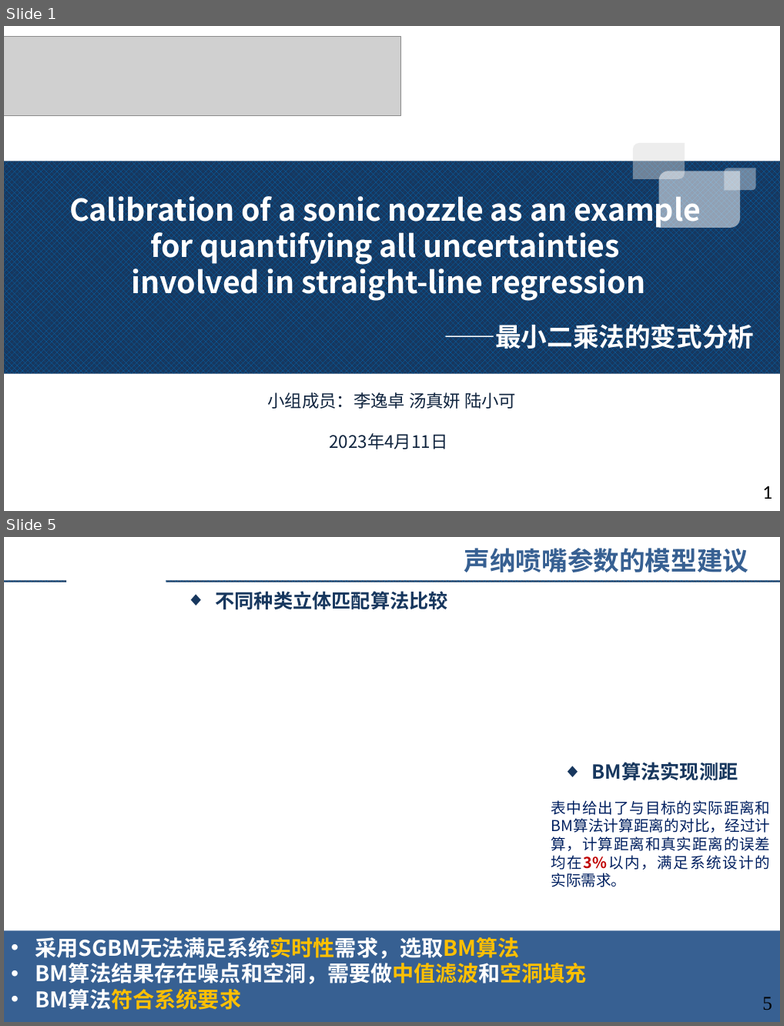
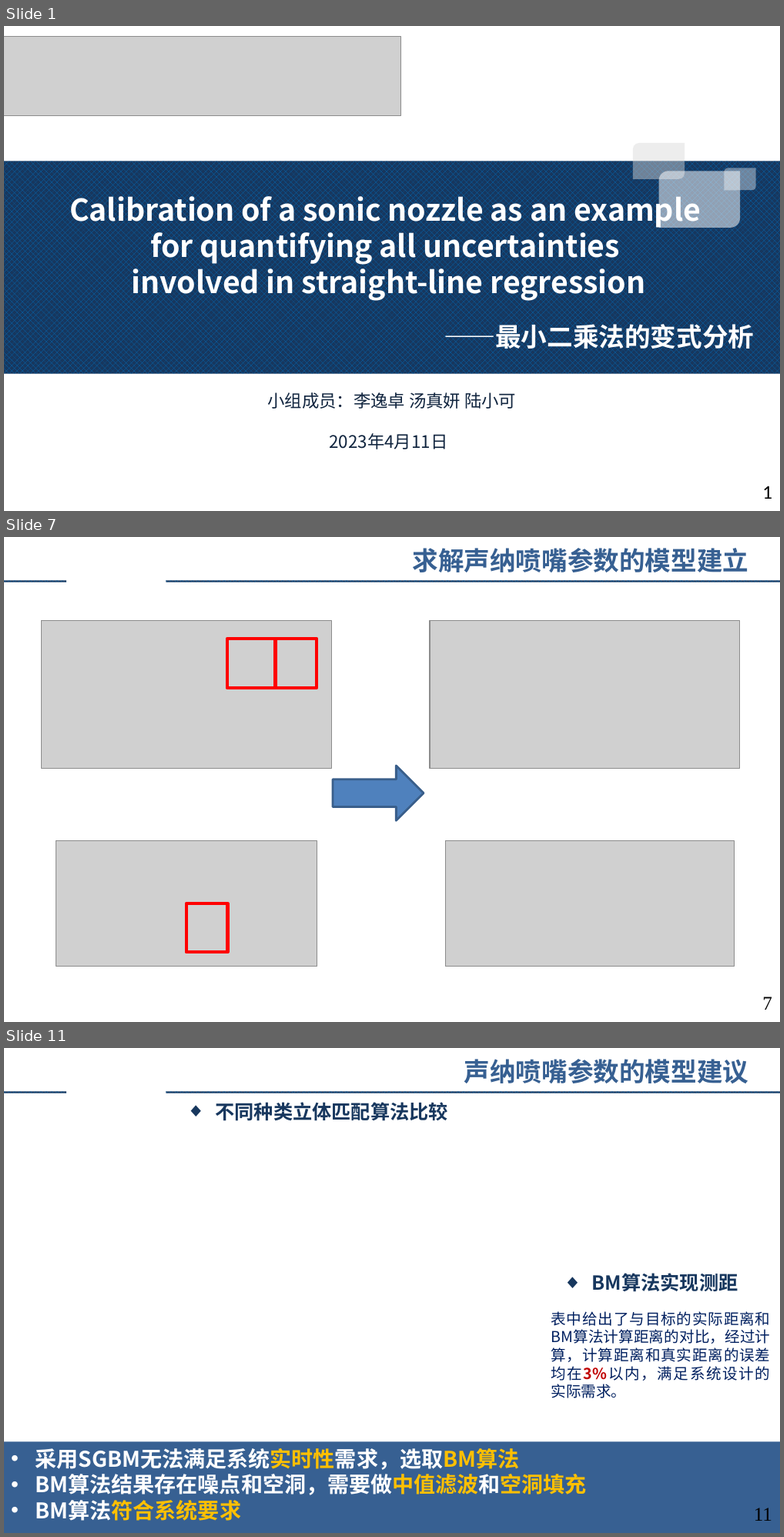
Before and after one commit to augusto-13/ErrorTheory_discussion_ppt, a slide deck: 2023-4-9.pptx. Shown one above the other, each under a label of ours: slides 1 and 5 before the commit, slides 1, 7 and 11 after it; the slides between them are not shown. The pictures are 784x1026 and 784x1537 pixels, drawn with LibreOffice and Linux fonts; fonts in the diff are those of the drawing; grey boxes stand for pictures; background and template pictures are left out. Boxes give left, top, right and bottom in pixels: in the first picture for what was removed or moved away, otherwise in the second. Text is boxed around its words. In the diff, an @@ line names an element or a change of style, - is before the commit and + after.

```diff
--- a/2023-4-9.pptx
+++ b/2023-4-9.pptx
@@ slide 7 added at box(4, 537, 780, 1022), background #FFFFFF; not listed: 2 template elements that a slide beside it also shows @@
@@ text added at box(413, 548, 749, 572), 24 pt, text #376092, bold @@
+求解声纳喷嘴参数的模型建立
@@ picture added at box(41, 621, 331, 768) @@
@@ picture added at box(430, 621, 741, 768) @@
@@ rectangle added at box(227, 639, 276, 688), outline #FF0000 3 pt @@
@@ rectangle added at box(276, 639, 317, 688), outline #FF0000 3 pt @@
@@ right arrow added at box(333, 766, 424, 821), fill #4F81BD, outline #3A5F8C 2 pt @@
@@ picture added at box(56, 840, 317, 966) @@
@@ picture added at box(446, 840, 735, 966) @@
@@ rectangle added at box(186, 904, 227, 952), outline #FF0000 3 pt @@
@@ page number added at box(762, 997, 772, 1010), 18 pt, text #000000 @@
+7
@@ what was slide 5 is now slide 11 @@
@@ page number at box(754, 1508, 772, 1521): text changed @@
-5
+11
```
Also in this commit, not shown: 3 slides changed, 5 other slides added.
